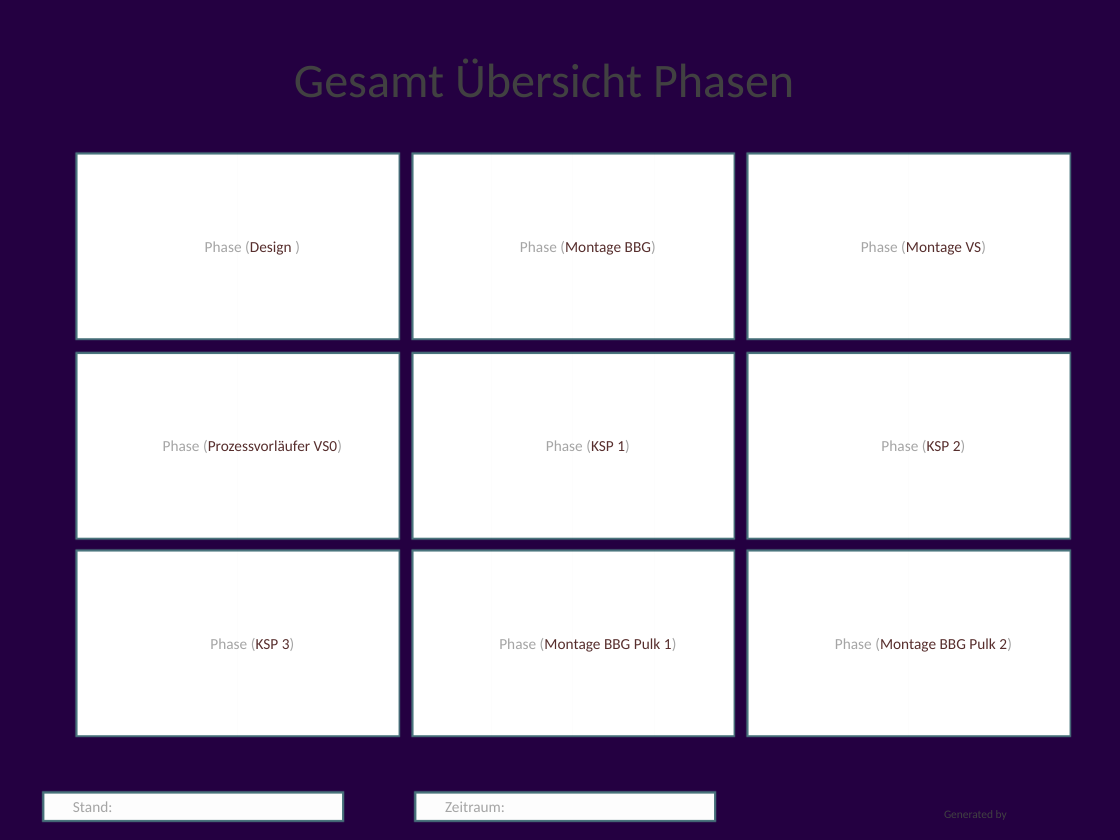
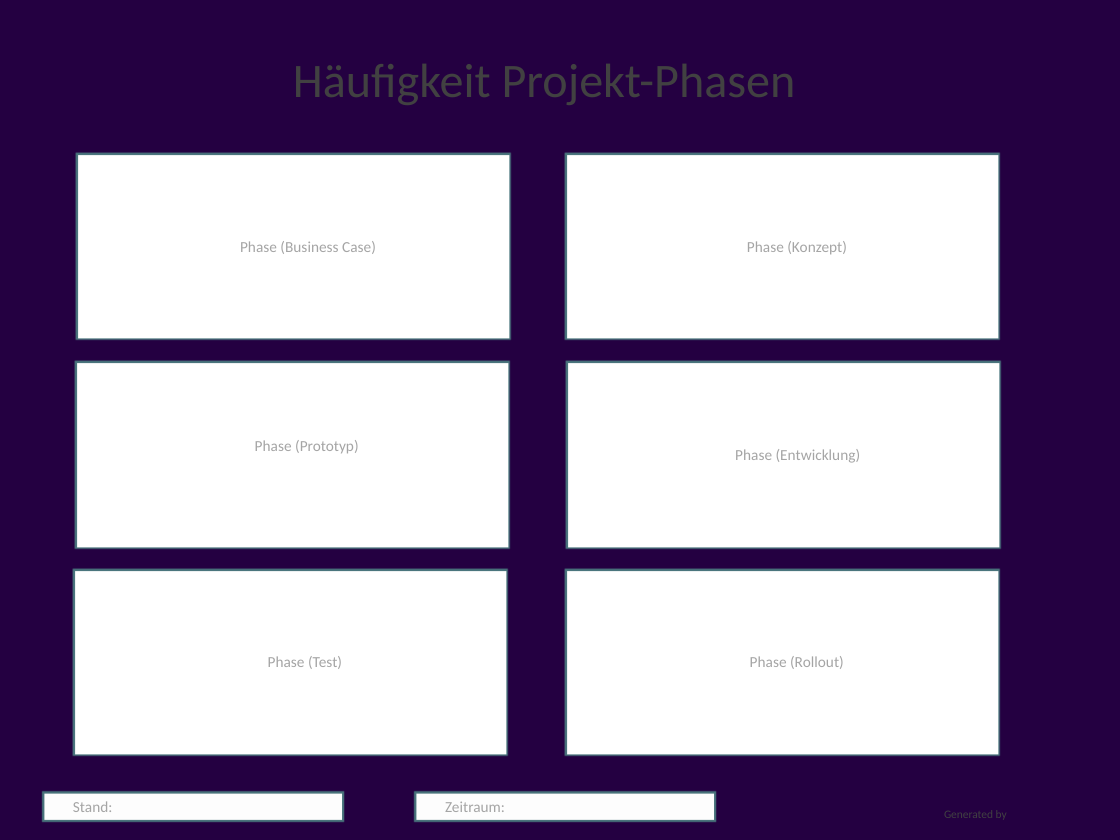
Before and after one commit to visbo-open-source/visbo-projectboard, a slide deck: slide 7 of Projectboard/Projectboard/bin/Debug/requirements/templateboarddossier.pptx (slide 4 before the commit). Drawn at 1120x840 pixels with LibreOffice and Linux fonts; fonts in the diff are those of the drawing; background and template pictures are left out. Boxes give left, top, right and bottom in pixels: in the first picture for what was removed or moved away, otherwise in the second. Text is boxed around its words. In the diff, an @@ line names an element or a change of style, - is before the commit and + after.

```diff
--- a/Projectboard/Projectboard/bin/Debug/requirements/templateboarddossier.pptx
+++ b/Projectboard/Projectboard/bin/Debug/requirements/templateboarddossier.pptx
@@ title at [293,64,796,105]: text changed @@
-Gesamt Übersicht Phasen
+Häufigkeit Projekt-Phasen
@@ rectangle "Phase (Business Case)": place and size @@
-rectangle "Phase (Business Case)" at [76,154,399,339]
+rectangle "Phase (Business Case)" at [76,154,510,339]
@@ rectangle removed at [412,154,734,339] @@
-Phase (Montage BBG)
@@ rectangle "Phase (Konzept)": place and size @@
-rectangle "Phase (Konzept)" at [747,154,1070,339]
+rectangle "Phase (Konzept)" at [566,154,999,339]
@@ text in rectangle at [240,241,376,254]: text changed @@
-Phase (Design )
+Phase (Business Case)
@@ text in rectangle at [747,241,847,255]: text changed; text colour #572E2D to #A5A5A5 @@
-Phase (Montage VS)
+Phase (Konzept)
@@ rectangle removed at [412,353,734,539] @@
-Phase (KSP 1)
@@ rectangle "Phase (Prototyp)": place and size @@
-rectangle "Phase (Prototyp)" at [76,353,399,539]
+rectangle "Phase (Prototyp)" at [75,362,509,547]
@@ rectangle "Phase (Entwicklung)": place and size @@
-rectangle "Phase (Entwicklung)" at [747,353,1070,539]
+rectangle "Phase (Entwicklung)" at [566,362,1000,547]
@@ text in rectangle at [255,440,359,454]: text changed; text colour #572E2D to #A5A5A5 @@
-Phase (Prozessvorläufer VS0)
+Phase (Prototyp)
@@ text in rectangle at [735,449,861,463]: text changed @@
-Phase (KSP 2)
+Phase (Entwicklung)
@@ rectangle "Phase (Test)": place and size @@
-rectangle "Phase (Test)" at [76,550,399,736]
+rectangle "Phase (Test)" at [73,569,507,755]
@@ rectangle removed at [412,550,734,736] @@
-Phase (Montage BBG Pulk 1)
@@ rectangle added at [566,569,999,755], fill #FFFFFF, outline #4A757D 3 pt, 14 pt, text #A5A5A5 @@
+Phase (Rollout)
@@ rectangle removed at [747,550,1070,736] @@
-Phase (Montage BBG Pulk 2)
@@ text in rectangle at [268,656,342,669]: text changed @@
-Phase (KSP 3)
+Phase (Test)
```
Also in this commit, not shown: 1 other slide changed, 5 slides added, 1 slide removed, 37 other files.
